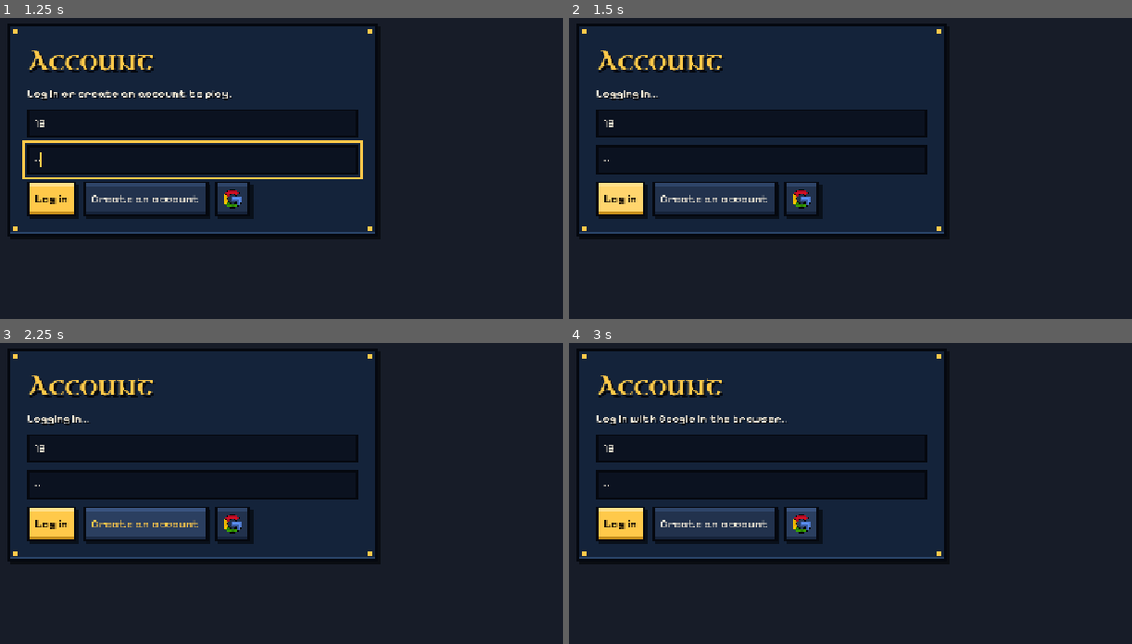
Above: before the commit, frames 1-4 (two rows, left to right).
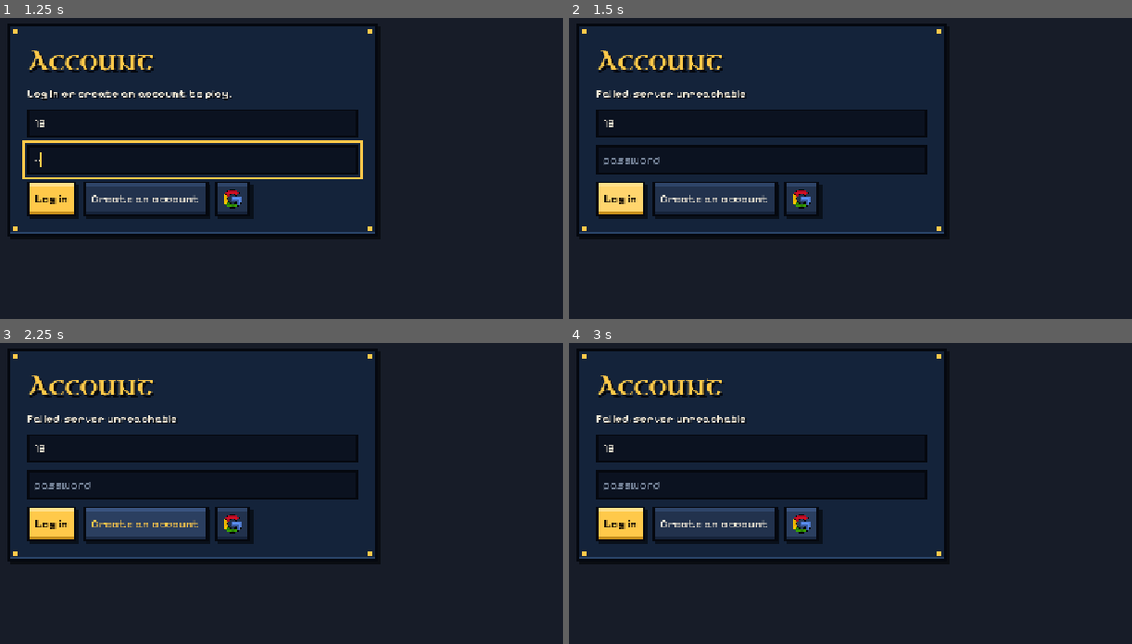
Above: after the commit, the same moments.

Repository: LeandreBl/octo-magic
Game: Godot game, scene res://game/main.tscn
The game is run twice, just before and just after one commit, with the same random seed, the same clock (stepped at 60 frames per second) and the same inputs.
Inputs (mouse positions are in pixels of both pictures, inside the frame that each line leads up to):
- Up to frame 1 (1.25 s): click (191, 123) at 0.52 s; type "12" at 0.6 s; click (191, 159) at 0.75 s; type "12" at 0.83 s
- Up to frame 2 (1.5 s): click "Log in" at 1.25 s
- Up to frame 3 (2.25 s): click "Create an account" at 2 s
- Up to frame 4 (3 s): click (799, 523) at 2.75 s

Frame 1 is identical in both runs. In frame 2, 0.6% of the frame differs, in the area x 4-32%, y 24-49%; in frame 3, 0.6%; in frame 4, 0.7%, in the area x 4-39%, y 24-49%.

Commit message:
Online processes while menus pause the tree: its HTTP requests (character creation, selection) hung on the characters screen
Co-Authored-By: Claude Opus 5.5 <noreply@anthropic.com>

Diff:
--- a/game/online.gd
+++ b/game/online.gd
@@ -48,6 +48,10 @@
 var _pending := []  # [character id, profile] of the last save, for _push
 var _google: TCPServer  # the native Google login waiting for the browser
 var _link := ""  # Google ID token to link to the account at the next password login
+
+
+func _init() -> void:
+	process_mode = PROCESS_MODE_ALWAYS  # menus pause the tree: its HTTPRequests must still poll
 
 
 func _ready() -> void:
--- a/tests/test_game.gd
+++ b/tests/test_game.gd
@@ -201,6 +201,8 @@
 
 
 func _test_profile() -> void:
+	# Menus pause the tree: a paused Online never finishes creating a character.
+	check(root.get_node("Online").process_mode == Node.PROCESS_MODE_ALWAYS,"Online's requests run while menus pause the game")
 	var path := "user://test_profile.json"
 	DirAccess.remove_absolute(path)
 	var p := ProfileState.new()
